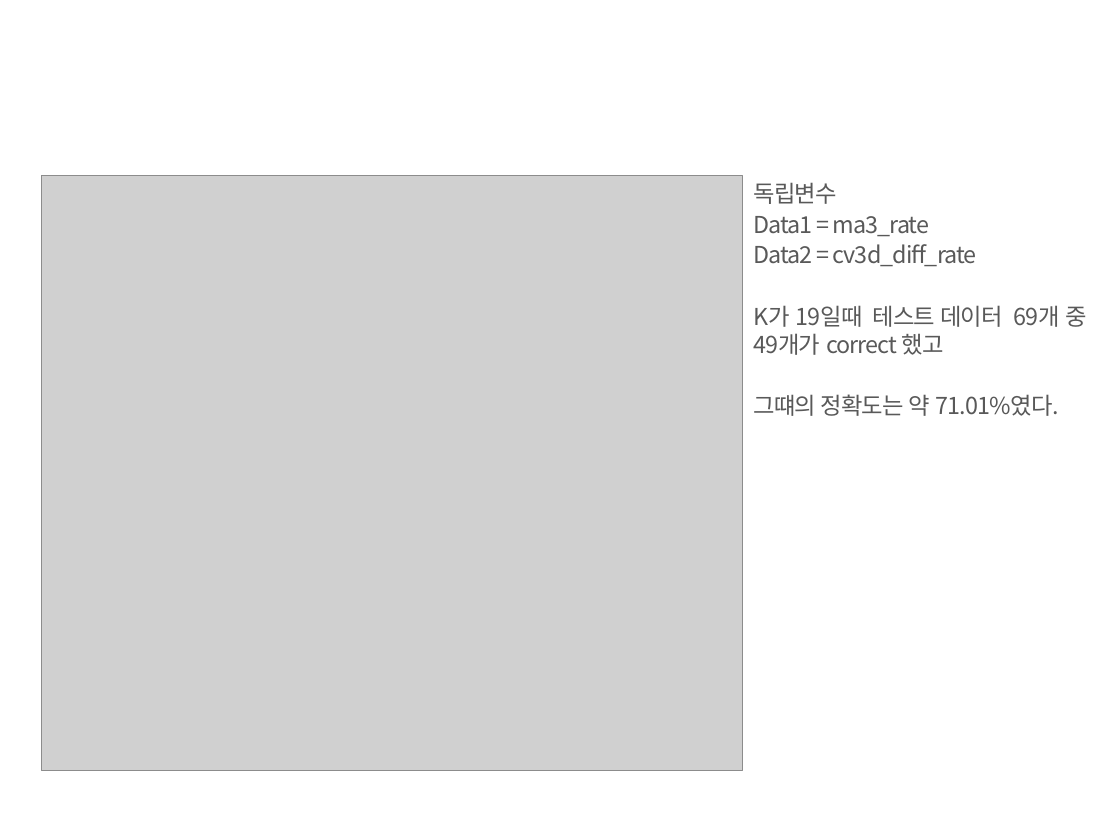
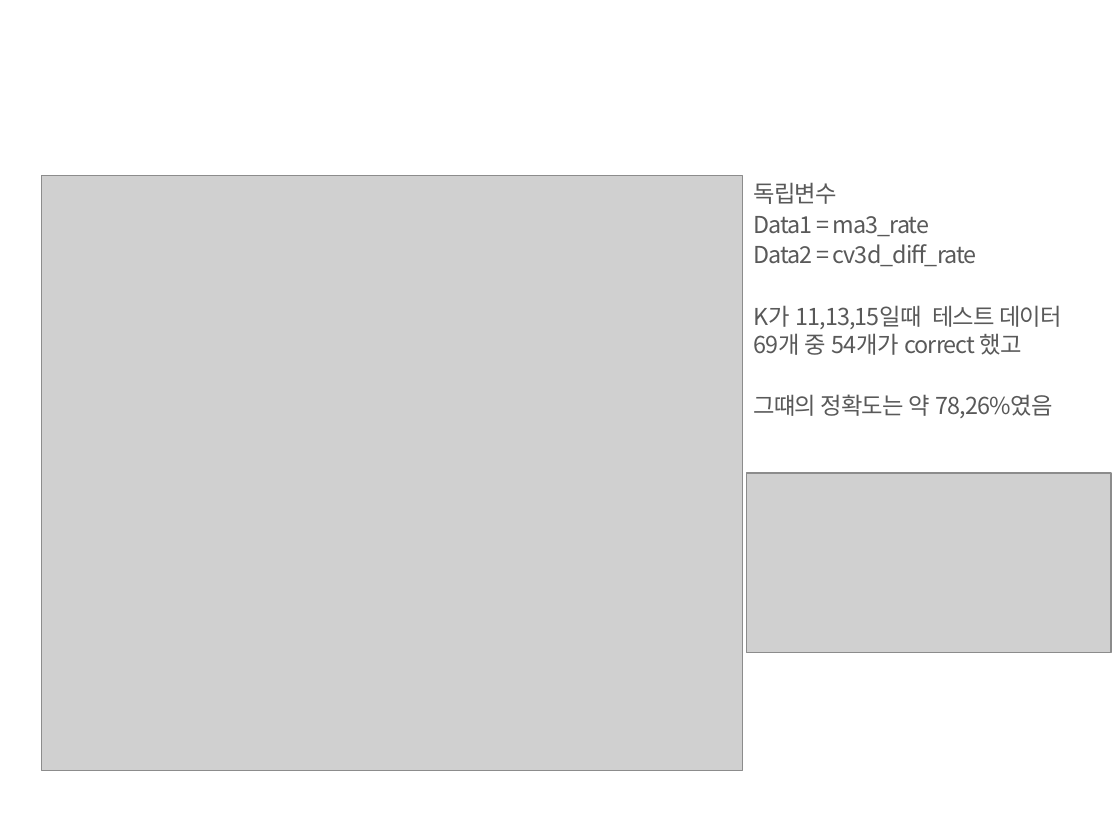
Before and after one commit to leeyunbo/stock_data_knn, a slide deck: slide 9 of practices/빅데이터 팀프로젝트.pptx (slide 8 before the commit). Drawn at 1120x840 pixels with LibreOffice and Linux fonts; fonts in the diff are those of the drawing; grey boxes stand for pictures; background and template pictures are left out. Boxes give left, top, right and bottom in pixels: in the first picture for what was removed or moved away, otherwise in the second. Text is boxed around its words. In the diff, an @@ line names an element or a change of style, - is before the commit and + after.

```diff
--- a/practices/빅데이터 팀프로젝트.pptx
+++ b/practices/빅데이터 팀프로젝트.pptx
@@ text at (x1=754, y1=305, x2=1062, y2=418): text changed @@
-K가 19일때 테스트 데이터 69개 중 49개가 correct 했고
-그떄의 정확도는 약 71.01%였다.
+K가 11,13,15일때 테스트 데이터 69개 중 54개가 correct 했고
+그떄의 정확도는 약 78,26%였음
@@ picture added at (x1=746, y1=473, x2=1111, y2=652) @@
```
Also in this commit, not shown: 10 other slides changed, 1 slide added, 55 other files.
